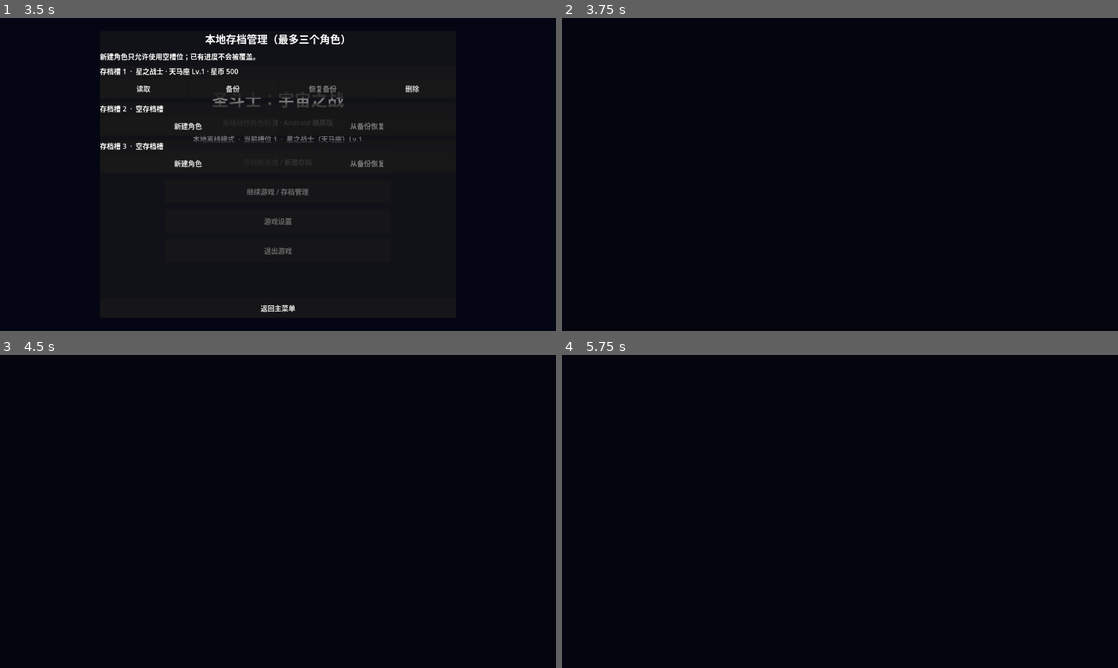
Above: before the commit, frames 1-4 (two rows, left to right).
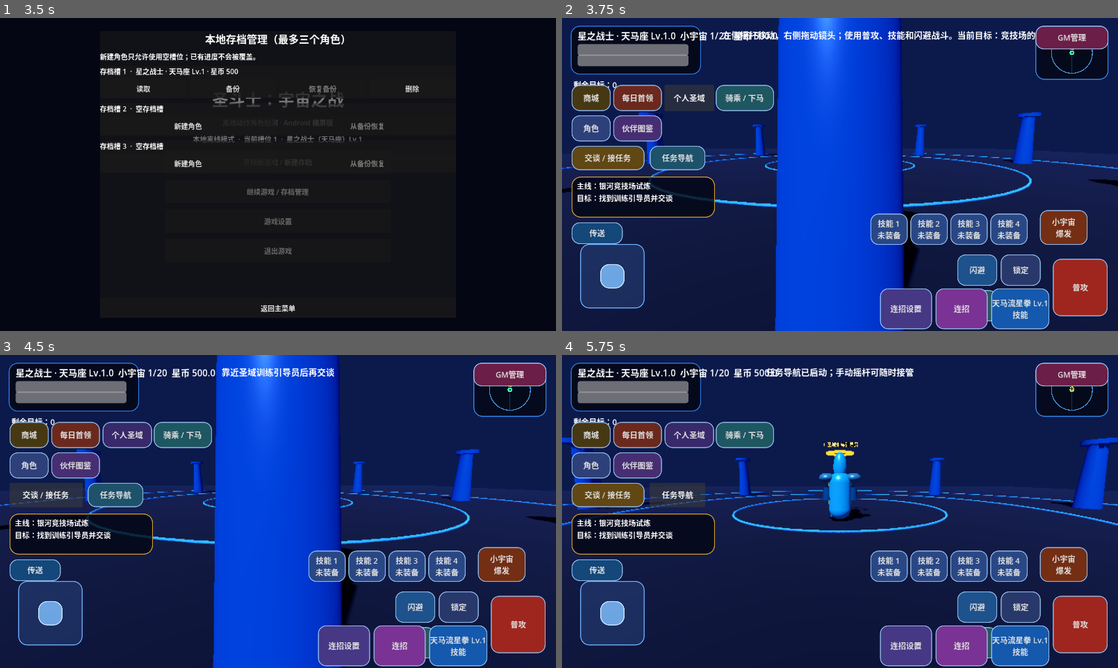
Above: after the commit, the same moments.

Repository: Qazwesrd/Saint-Seiya-Universe-War
Game: Godot game, scene res://scenes/main_menu.tscn
The game is run twice, just before and just after one commit, with the same random seed, the same clock (stepped at 60 frames per second) and the same inputs.
Inputs (mouse positions are in pixels of both pictures, inside the frame that each line leads up to):
- Up to frame 1 (3.5 s): click "开始新游戏 / 新建存档" at 0.5 s; click "开始新游戏 / 新建存档" at 1.25 s; click "继续游戏 / 存档管理" at 2 s; click "游戏设置" at 2.75 s
- Up to frame 2 (3.75 s): click "读取" at 3.5 s
- Up to frame 3 (4.5 s): click (44, 495) at 4.25 s, where only the run after the commit has a clickable "交谈 / 接任务"
- Up to frame 4 (5.75 s): click (678, 495) at 5 s, where only the run after the commit has a clickable "任务导航"

Frame 1 is identical in both runs. In frame 2, 94% of the frame differs, in the area x 0-100%, y 0-100%; in frame 3, 94%; in frame 4, 95%.
Error before the commit: Parse Error: Could not preload resource script "res://scripts/enemy.gd". (res://scripts/game.gd:3)

Commit message:
Replace escaped newline text with valid GDScript line breaks

Diff:
--- a/game/scripts/enemy.gd
+++ b/game/scripts/enemy.gd
@@ -333,7 +333,8 @@
             if is_instance_valid(game):
                 game.call("show_notice", display_name + "汲取生命，恢复了部分体力")
         "death_burst":
-            if target.has_method("receive_damage"):\n                target.call("receive_damage", base_damage * 0.18, global_position)
+            if target.has_method("receive_damage"):
+                target.call("receive_damage", base_damage * 0.18, global_position)
             if is_instance_valid(game):
                 game.call("show_notice", display_name + "发动死亡追加斩击")
         "tidal_pull":
@@ -345,11 +346,13 @@
             if is_instance_valid(game):
                 game.call("show_notice", display_name + "掀起潮汐，将目标拉向自身")
         "solar_flare":
-            if target.has_method("receive_damage"):\n                target.call("receive_damage", base_damage * 0.16, global_position)
+            if target.has_method("receive_damage"):
+                target.call("receive_damage", base_damage * 0.16, global_position)
             if is_instance_valid(game):
                 game.call("show_notice", display_name + "释放太阳神追加光爆")
         "lightning_followup":
-            if target.has_method("receive_damage"):\n                target.call("receive_damage", base_damage * 0.22, global_position)
+            if target.has_method("receive_damage"):
+                target.call("receive_damage", base_damage * 0.22, global_position)
             if is_instance_valid(game):
                 game.call("show_notice", display_name + "召来雷霆追击")
         "void_drain":
@@ -363,12 +366,14 @@
                 game.call("show_notice", display_name + "撕裂小宇宙护盾")
         "gravity_crush":
             _drain_target_cosmos(target, 6.0)
-            if target.has_method("receive_damage"):\n                target.call("receive_damage", base_damage * 0.10, global_position)
+            if target.has_method("receive_damage"):
+                target.call("receive_damage", base_damage * 0.10, global_position)
         "judge_combo":
             if target.has_method("receive_damage"):
                 target.call("receive_damage", base_damage * 0.16, global_position)
         "judgment_combo":
-            if target.has_method("receive_damage"):\n                target.call("receive_damage", base_damage * 0.20, global_position)
+            if target.has_method("receive_damage"):
+                target.call("receive_damage", base_damage * 0.20, global_position)
         "wing_slam":
             if target.has_method("apply_enemy_knockback"):
                 var slam_direction := target.global_position - global_position
